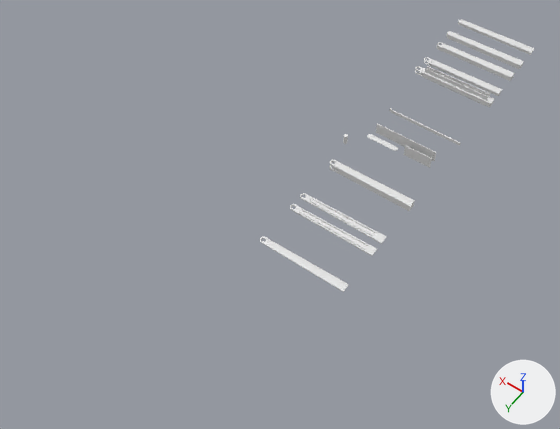
The Blender file bali.blend, before and after one commit.
One viewpoint serves both versions: a 50 mm camera at (-390.0, 685.0, 881.0) aimed at (26.0, 102.0, -35.0). Lighting does not change. The marker at lower right points along +X, +Y and +Z. The older version comes first.
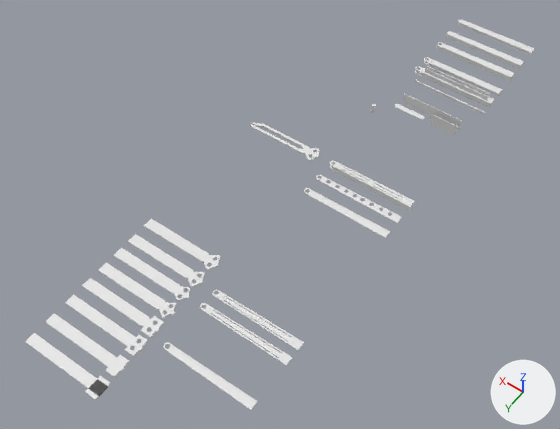
Boxes [x1, y1, x2, y2] around the edits, measured in the pictures (560 x 429 px):
'Cube.023', moved: before [260, 236, 349, 292]; after [163, 342, 258, 410]
'Cube.026', moved: before [290, 204, 377, 256]; after [200, 303, 293, 366]
'Cube.019', moved: before [300, 193, 387, 244]; after [212, 290, 304, 351]
'Cube.018', moved: before [330, 160, 415, 207]; after [304, 188, 390, 238]
'Cube.027', added: after [46, 313, 129, 378]
'Cube.030', added: after [65, 295, 148, 357]
'Cube.031', added: after [82, 278, 164, 338]
'Cube.029', added: after [25, 333, 108, 396]
'Cube.021', moved: before [376, 123, 437, 161]; after [402, 93, 462, 130]
'Cube.032', added: after [98, 262, 176, 319]
'Cube.025', added: after [114, 248, 190, 302]
'Cube.034', added: after [128, 234, 205, 288]
'Cube.035', added: after [144, 219, 220, 271]
'Cube.033', added: after [250, 122, 319, 161]
'Cube.024', added: after [316, 175, 402, 223]
'Cube.022', moved: before [403, 145, 432, 168]; after [430, 114, 458, 135]
'Cube.016', moved: before [391, 109, 461, 146]; after [416, 81, 485, 115]
'Sphere.002', moved: before [367, 134, 398, 151]; after [394, 104, 425, 119]
'Cube.028', added: after [85, 375, 111, 400]
'Cylinder', moved: before [343, 134, 348, 144]; after [371, 104, 376, 113]

What changed in the scene script:
```text
Change ob_cylinder:
    ob_cylinder.location: (14.0, -57.0, -1.0) -> (14.0, -140.0, -1.0)
Change ob_sphere_002:
    ob_sphere_002.location: (-16.0, -80.0, 4.0) -> (-16.0, -163.0, 4.0)
Change ob_cube_019:
    ob_cube_019.location: (-68.0, 79.0, 4.0) -> (-68.0, 283.0, 4.0)
Change ob_cube_021:
    ob_cube_021.location: (-67.0, -102.0, 3.0) -> (-67.0, -185.0, 3.0)
Change ob_cube_022:
    ob_cube_022.location: (-97.0, -87.0, 3.0) -> (-97.0, -170.0, 3.0)
Change ob_cube_016:
    ob_cube_016.location: (-68.0, -156.0, 0.0) -> (-68.0, -239.0, 0.0)
Change ob_cube_018:
    ob_cube_018.location: (-68.0, 0.0, 6.0) -> (-68.0, 69.0, 6.0)
Change ob_cube_026:
    ob_cube_026.location: (-68.0, 105.0, 4.0) -> (-68.0, 309.0, 4.0)
Change ob_cube_023:
    ob_cube_023.location: (-68.0, 177.0, 6.0) -> (-68.0, 382.0, 6.0)
Add ob_cube_035:
    ob_cube_035 = bpy.data.objects.new('Cube.035', me_cube_041)  # 343 vertices, 180 faces; spans x -1.0..1.0, y -1.69..1.69, z -1.0..1.0
    ob_cube_035.location = (91.0, 246.0, 0.0)
    ob_cube_035.scale = (64.0, 8.0, 1.75)
Add ob_cube_034:
    ob_cube_034 = bpy.data.objects.new('Cube.034', me_cube_040)  # 289 vertices, 148 faces; spans x -1.0..1.0, y -1.69..1.69, z -1.0..1.0
    ob_cube_034.location = (91.0, 280.0, 0.0)
    ob_cube_034.scale = (64.0, 8.0, 1.75)
Add ob_cube_033:
    ob_cube_033 = bpy.data.objects.new('Cube.033', me_cube_035)  # 413 vertices, 209 faces; spans x -1.0..1.0, y -1.69..1.69, z -1.0..1.0
    ob_cube_033.location = (91.0, 0.0, 0.0)
    ob_cube_033.scale = (64.0, 8.0, 1.75)
Add ob_cube_032:
    ob_cube_032 = bpy.data.objects.new('Cube.032', me_cube_030)  # 325 vertices, 166 faces; spans x -1.0..1.0, y -1.69..1.69, z -1.0..1.0; modifiers BOOLEAN
    ob_cube_032.location = (91.0, 339.0, 0.0)
    ob_cube_032.scale = (64.0, 8.0, 1.75)
Add ob_cube_031:
    ob_cube_031 = bpy.data.objects.new('Cube.031', me_cube_026)  # 275 vertices, 142 faces; spans x -1.0..1.0, y -1.69..1.69, z -1.0..1.0
    ob_cube_031.location = (91.0, 370.0, 0.0)
    ob_cube_031.scale = (64.0, 8.0, 1.75)
Add ob_cube_030:
    ob_cube_030 = bpy.data.objects.new('Cube.030', me_cube_021)  # 172 vertices, 87 faces; spans x -1.0..1.0, y -1.69..1.69, z -1.0..1.0
    ob_cube_030.location = (90.0, 402.0, 0.0)
    ob_cube_030.scale = (64.0, 8.0, 1.75)
Add ob_cube_027:
    ob_cube_027 = bpy.data.objects.new('Cube.027', me_cube_015)  # 36 vertices, 23 faces; spans x -1.0..1.0, y -1.69..1.69, z -1.0..1.0
    ob_cube_027.location = (90.0, 437.0, 0.0)
    ob_cube_027.scale = (64.0, 8.0, 1.75)
Add ob_cube_029:
    ob_cube_029 = bpy.data.objects.new('Cube.029', me_cube_029.copy())  # the mesh of ob_cube_022
    ob_cube_029.location = (90.0, 473.0, 0.0)
    ob_cube_029.scale = (64.0, 8.0, 1.75)
Add ob_cube_028:
    ob_cube_028 = bpy.data.objects.new('Cube.028', me_cube_029.copy())  # the mesh of ob_cube_022
    ob_cube_028.location = (34.0, 473.0, 0.0)
    ob_cube_028.scale = (8.5, 13.5, 1.75)
Add ob_cube_025:
    ob_cube_025 = bpy.data.objects.new('Cube.025', me_cube_001)  # 423 vertices, 224 faces; spans x -1.0..1.0, y -1.44..1.44, z -1.0..1.0
    ob_cube_025.location = (91.0, 309.0, 0.0)
    ob_cube_025.scale = (64.0, 8.0, 1.75)
Add ob_cube_024:
    ob_cube_024 = bpy.data.objects.new('Cube.024', me_cube_068)  # 959 vertices, 470 faces; spans x -1.0..1.08, y -1.0..1.0, z -1.0..1.0; in mat_material_002 (white #e7e7e7)
    ob_cube_024.location = (-68.0, 37.0, 6.0)
    ob_cube_024.scale = (68.2, 6.75, 1.0)
```
